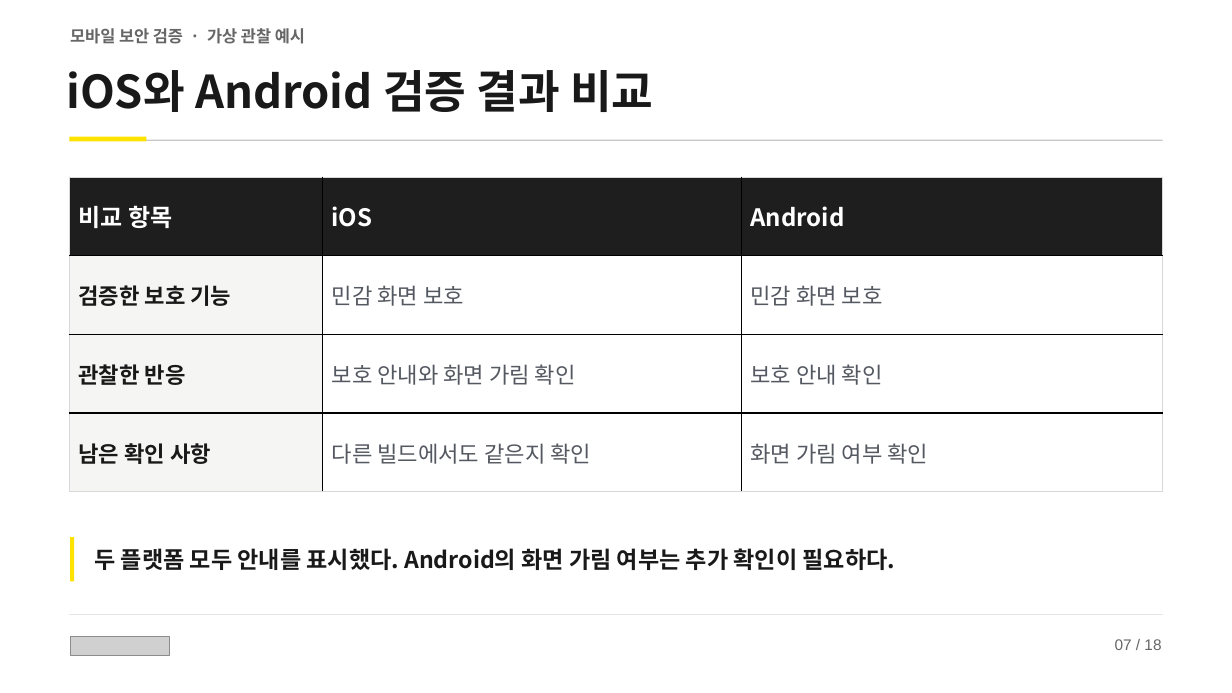
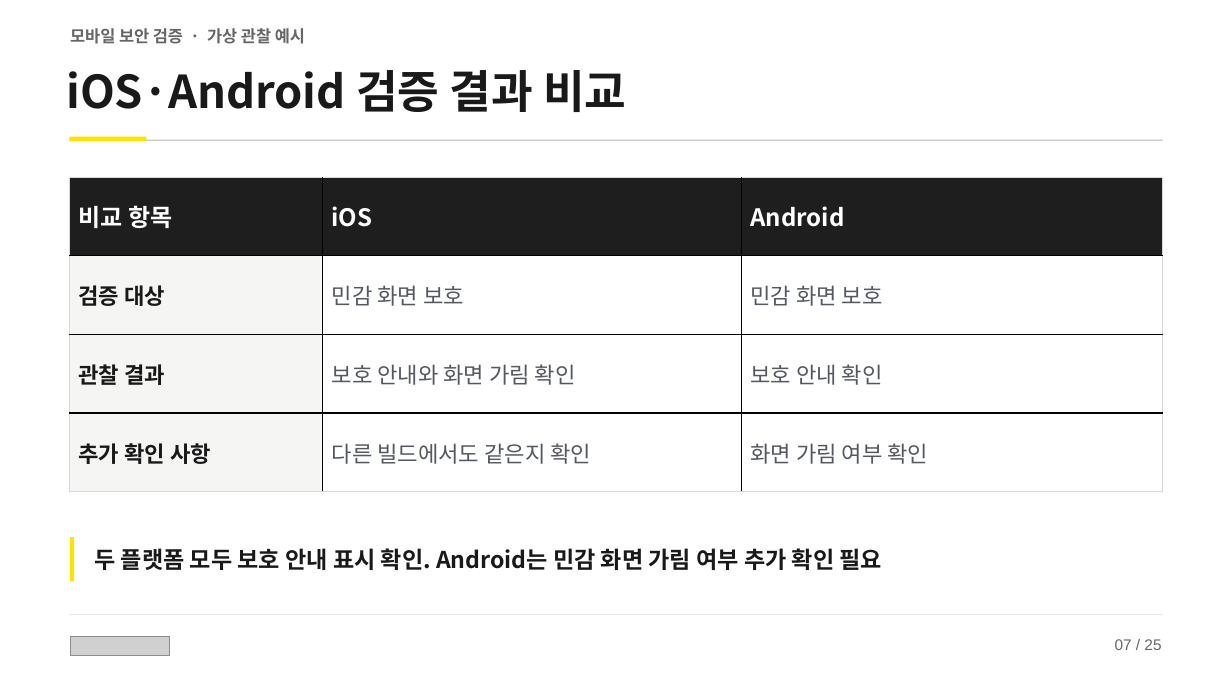
Before and after one commit to Ryuuuuu/maestro-gpui, a slide deck: slide 7 of assets/icons/kakaobank-security-onboarding.pptx. Drawn at 1232x693 pixels with LibreOffice and Linux fonts; fonts in the diff are those of the drawing; grey boxes stand for pictures. Boxes give left, top, right and bottom in pixels: in the first picture for what was removed or moved away, otherwise in the second. Text is boxed around its words. In the diff, an @@ line names an element or a change of style, - is before the commit and + after.

```diff
--- a/assets/icons/kakaobank-security-onboarding.pptx
+++ b/assets/icons/kakaobank-security-onboarding.pptx
@@ text at [66, 70, 626, 112]: text changed @@
-iOS와 Android 검증 결과 비교
+iOS·Android 검증 결과 비교
@@ table at [69, 177, 1163, 493] @@
-row 2, column 1: 검증한 보호 기능
+row 2, column 1: 검증 대상
-row 3, column 1: 관찰한 반응
+row 3, column 1: 관찰 결과
-row 4, column 1: 남은 확인 사항
+row 4, column 1: 추가 확인 사항
@@ text at [94, 548, 883, 570]: text changed @@
-두 플랫폼 모두 안내를 표시했다. Android의 화면 가림 여부는 추가 확인이 필요하다.
+두 플랫폼 모두 보호 안내 표시 확인. Android는 민감 화면 가림 여부 추가 확인 필요
@@ text at [1115, 639, 1161, 650]: text changed @@
-07 / 18
+07 / 25
```
Also in this commit, not shown: 11 other slides changed, 12 slides added, 5 slides removed.
